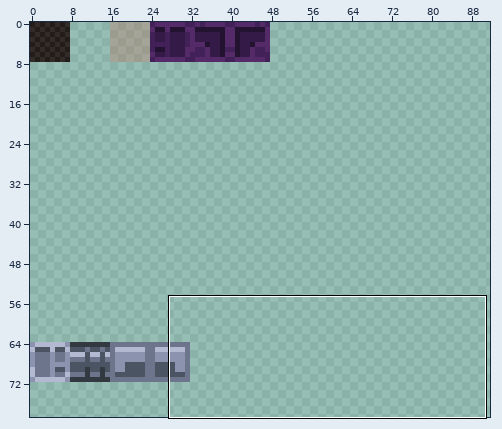
Two versions of one pixel-art file, rawAssets/tiles.aseprite. Above, an overview of the earlier version with the close-up marked.
Close-up. Old version:
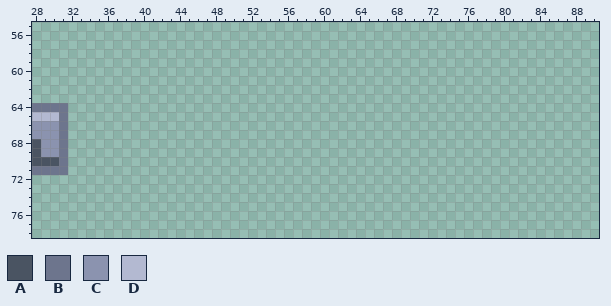
128x128 pixels, 1 frame. Shown: x 28..90, y 55..78. The wide view leaves out empty margins.
Visible layers, top first: "Layer 3" multiply, "Layer 1".
Palette (. is transparent): A #4a5462  B #6d758d  C #8b93af  D #b3b9d1
Pixels before, first column x 28:
64 BBBB
65 DDDB
66 CCCB
67 CCCB
68 ACCB
69 ACCB
70 AAAB
71 BBBB
After:
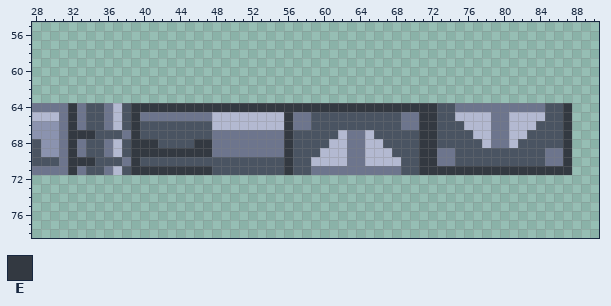
Colours new in this view: E #333941
From old to new:
Changed rows in their new state; - is an unchanged pixel.
Layer "Layer 1":
first column x 32:
64 EBAABDAEEEEEEEEEEEEEEEEEEEEEEEEEEEEEEEEEEAABBBBBBBBBBAAE
65 EBAABDAEBBBBBBBBDDDDDDDDEBBAAAAAAAAAABBEEAADDDDBBDDDDAAE
66 EBAABDAEAAAAAAAADDDDDDDDEBBAAAAAAAAAABBEEAAADDDBBDDDAAAE
67 EEEAAABEAAAAAAAABBBBBBBBEAAAAADBBDAAAAAEEAAAADDBBDDAAAAE
68 EBAABDAEEEAAAAEEBBBBBBBBEAAAADDBBDDAAAAEEAAAAADBBDAAAAAE
69 EBAABDAEEEEEEEEEBBBBBBBBEAAADDDBBDDDAAAEEBBAAAAAAAAAABBE
70 EEEAAABEAAAAAAAAAAAAAAAAEAADDDDBBDDDDAAEEBBAAAAAAAAAABBE
71 EBAABDAEEEEEEEEEAAAAAAAAEAABBBBBBBBBBAAEEEEEEEEEEEEEEEEE
Pixel boxes of the changes (left, top, right, bottom) in both close-ups:
added: (68, 103, 572, 175)
